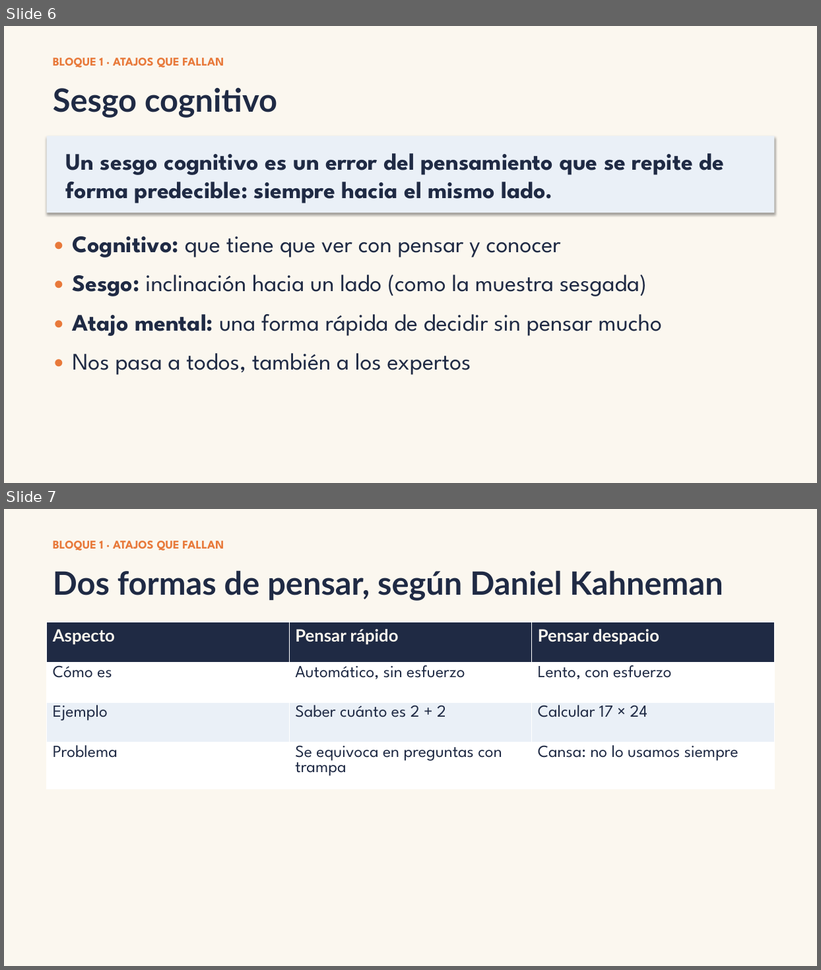
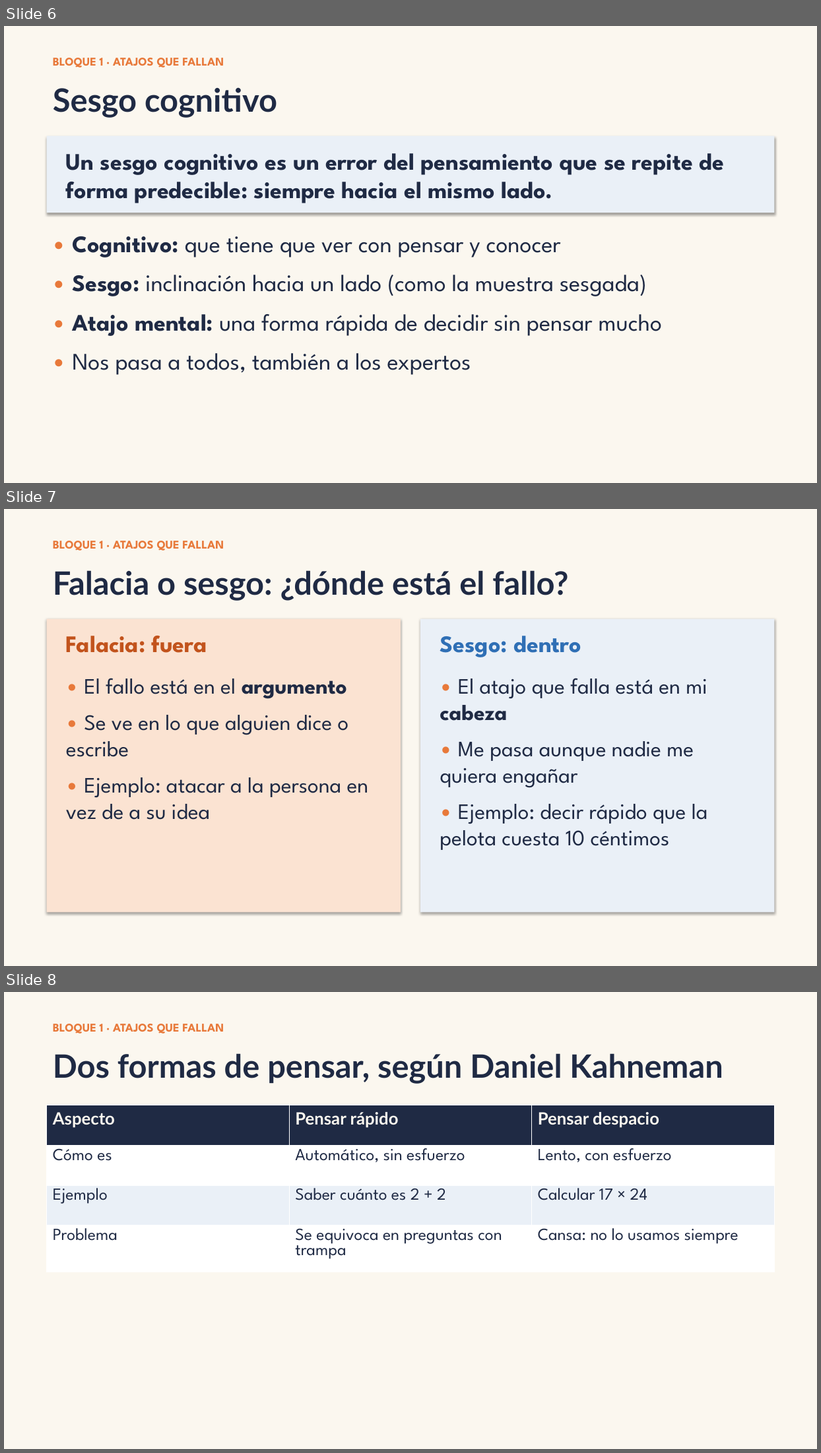
Before and after one commit to mikagiuri/pensamiento-critico-web, a slide deck: curso/pptx/S43.pptx. Shown one above the other, each under a label of ours: slides 6 and 7 before the commit, slides 6, 7 and 8 after it. The pictures are 821x970 and 821x1453 pixels, drawn with LibreOffice and Linux fonts; fonts in the diff are those of the drawing. Boxes give left, top, right and bottom in pixels: in the first picture for what was removed or moved away, otherwise in the second. Text is boxed around its words. In the diff, an @@ line names an element or a change of style, - is before the commit and + after.

```diff
--- a/curso/pptx/S43.pptx
+++ b/curso/pptx/S43.pptx
@@ slide 7 added at (x1=4, y1=509, x2=817, y2=966), background #FBF7EF @@
@@ text added at (x1=53, y1=541, x2=224, y2=551), 14 pt, text #E8793A, bold @@
+BLOQUE 1 · ATAJOS QUE FALLAN
@@ text added at (x1=53, y1=570, x2=568, y2=601), 38 pt, text #1F2A44, bold @@
+Falacia o sesgo: ¿dónde está el fallo?
@@ rectangle added at (x1=47, y1=619, x2=401, y2=912), fill #FBE3D2 @@
@@ rectangle added at (x1=420, y1=619, x2=774, y2=912), fill #EAF0F7 @@
@@ text added at (x1=66, y1=636, x2=207, y2=653), 28 pt, text #C2531C, bold @@
+Falacia: fuera
@@ text added at (x1=440, y1=636, x2=582, y2=657), 28 pt, text #2F6FB5, bold @@
+Sesgo: dentro
@@ text added at (x1=66, y1=678, x2=369, y2=820), 26 pt, text #1F2A44 @@
+• El fallo está en el argumento
+• Se ve en lo que alguien dice o escribe
+• Ejemplo: atacar a la persona en vez de a su idea
@@ text added at (x1=440, y1=678, x2=708, y2=850), 26 pt, text #1F2A44 @@
+• El atajo que falla está en mi cabeza
+• Me pasa aunque nadie me quiera engañar
+• Ejemplo: decir rápido que la pelota cuesta 10 céntimos
@@ what was slide 7 is now slide 8 @@
```
Also in this commit, not shown: 1 slide changed, 45 other files.
